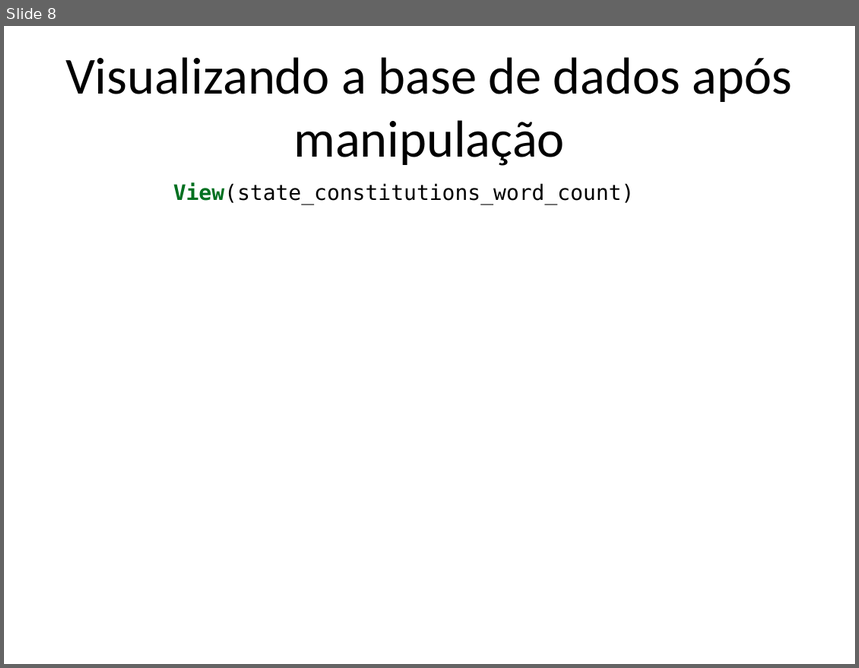
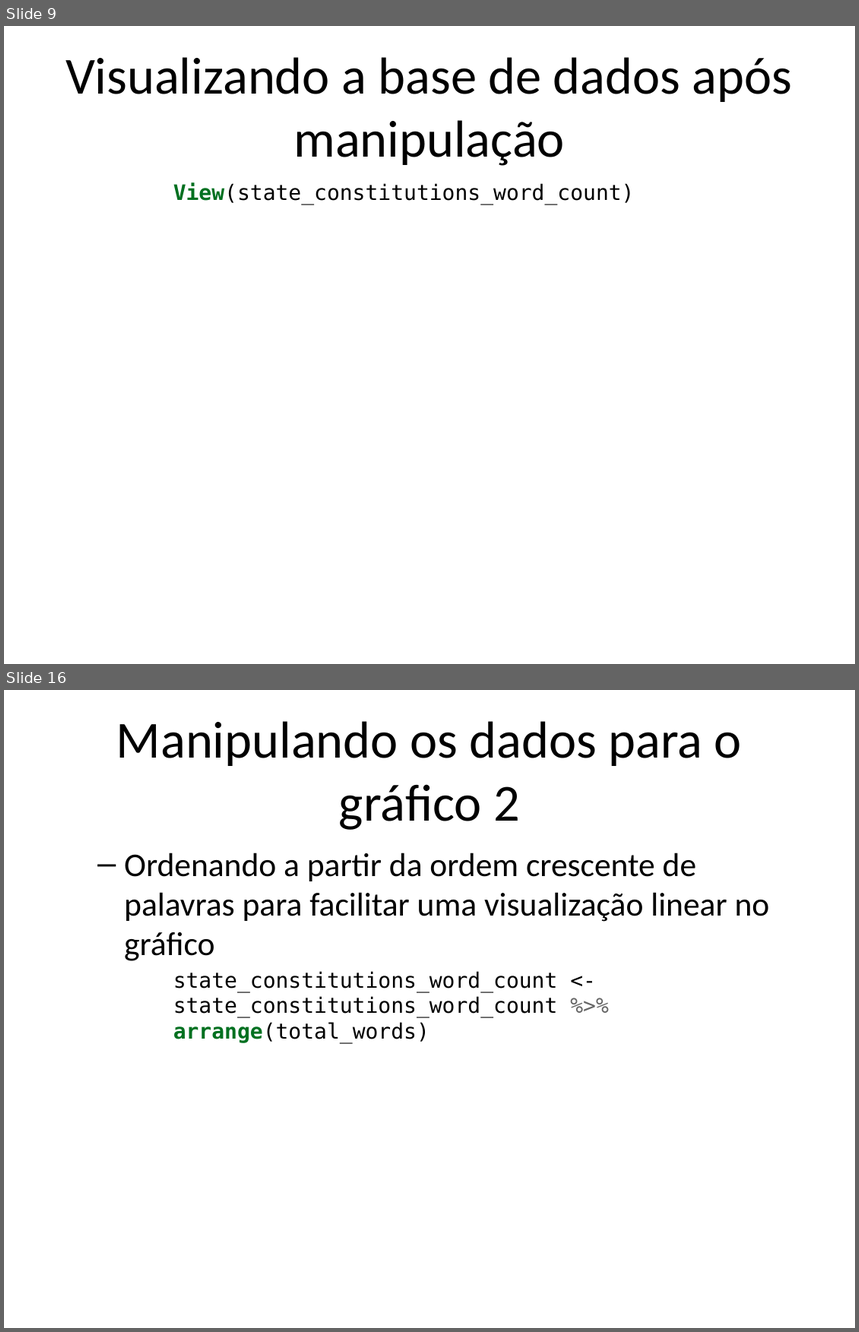
Before and after one commit to bmlmp/lista3_metodos, a slide deck: lista_3_apresentacao.pptx. Shown one above the other, each under a label of ours: slide 8 before the commit, slides 9 and 16 after it; the slides between them are not shown. The pictures are 859x668 and 859x1332 pixels, drawn with LibreOffice and Linux fonts; fonts in the diff are those of the drawing. Boxes give left, top, right and bottom in pixels: in the first picture for what was removed or moved away, otherwise in the second. Text is boxed around its words. In the diff, an @@ line names an element or a change of style, - is before the commit and + after.

```diff
--- a/lista_3_apresentacao.pptx
+++ b/lista_3_apresentacao.pptx
@@ slide 16 added at [4, 690, 855, 1328], background #FFFFFF @@
@@ title added at [116, 721, 742, 830], 44 pt, text #000000 @@
+Manipulando os dados para o gráfico 2
@@ text added at [124, 853, 770, 1043], 28 pt, text #000000 @@
+  – Ordenando a partir da ordem crescente de palavras para facilitar uma visualização linear no gráfico
+state_constitutions_word_count <- state_constitutions_word_count %>% arrange(total_words)
@@ what was slide 8 is now slide 9 @@
```
Also in this commit, not shown: 5 slides changed, 7 other slides added, 1 slide removed, 1 other file.
